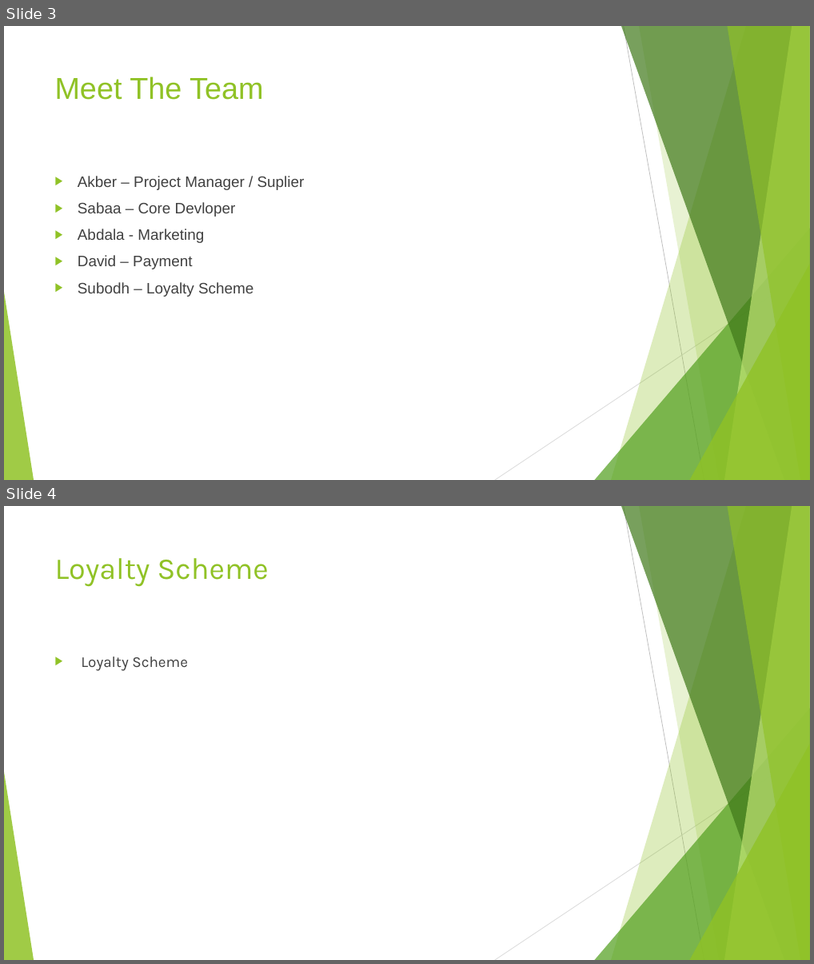
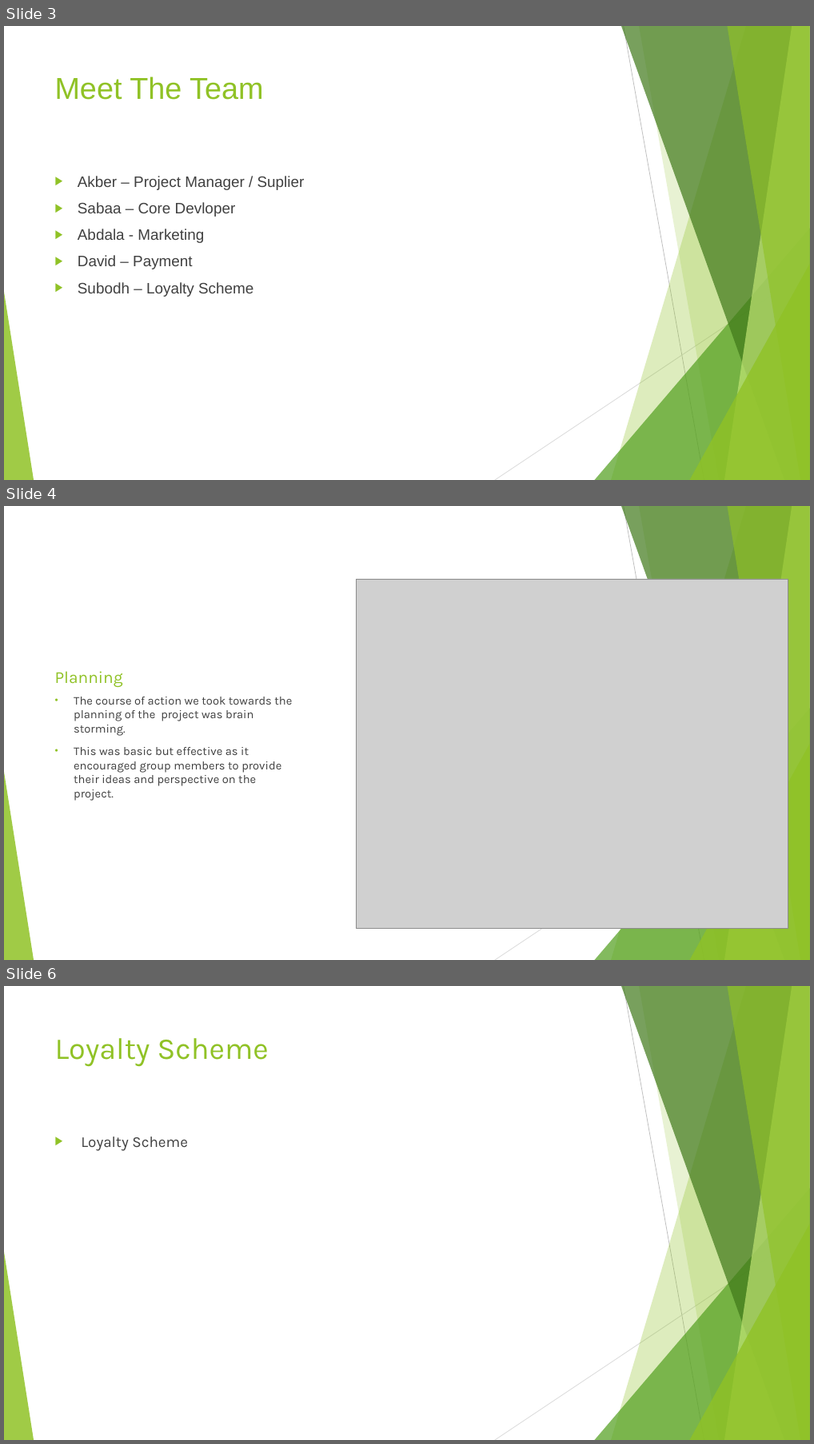
Before and after one commit to ASA786/supermarket_app, a slide deck: Team Project/Presentation.pptx. Shown one above the other, each under a label of ours: slides 3 and 4 before the commit, slides 3, 4 and 6 after it; the slides between them are not shown. The pictures are 814x964 and 814x1444 pixels, drawn with LibreOffice and Linux fonts; fonts in the diff are those of the drawing; grey boxes stand for pictures. Boxes give left, top, right and bottom in pixels: in the first picture for what was removed or moved away, otherwise in the second. Text is boxed around its words. In the diff, an @@ line names an element or a change of style, - is before the commit and + after.

```diff
--- a/Team Project/Presentation.pptx
+++ b/Team Project/Presentation.pptx
@@ slide 4 added at box(4, 506, 810, 960), background #FFFFFF; not listed: 10 template elements that a slide beside it also shows @@
@@ picture added at box(356, 579, 788, 928) @@
@@ title added at box(55, 671, 123, 687), 20 pt, text #90C226 @@
+Planning
@@ text added at box(74, 696, 292, 800), 14 pt, text #404040 @@
+• The course of action we took towards the planning of the project was brain storming.
+• This was basic but effective as it encouraged group members to provide their ideas and perspective on the project.
@@ what was slide 4 is now slide 6 @@
```
Also in this commit, not shown: 2 slides changed, 1 other slide added.
